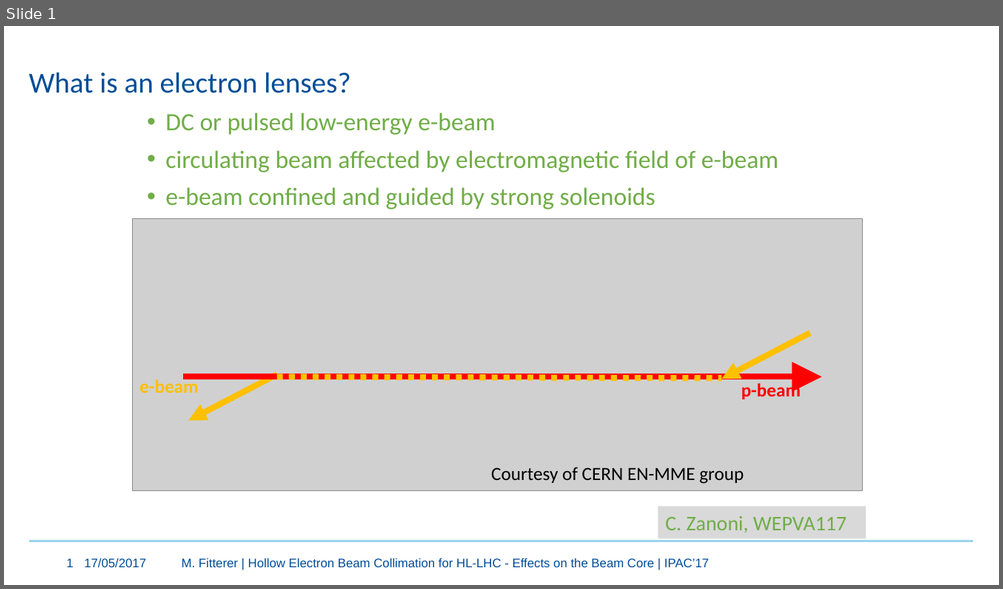
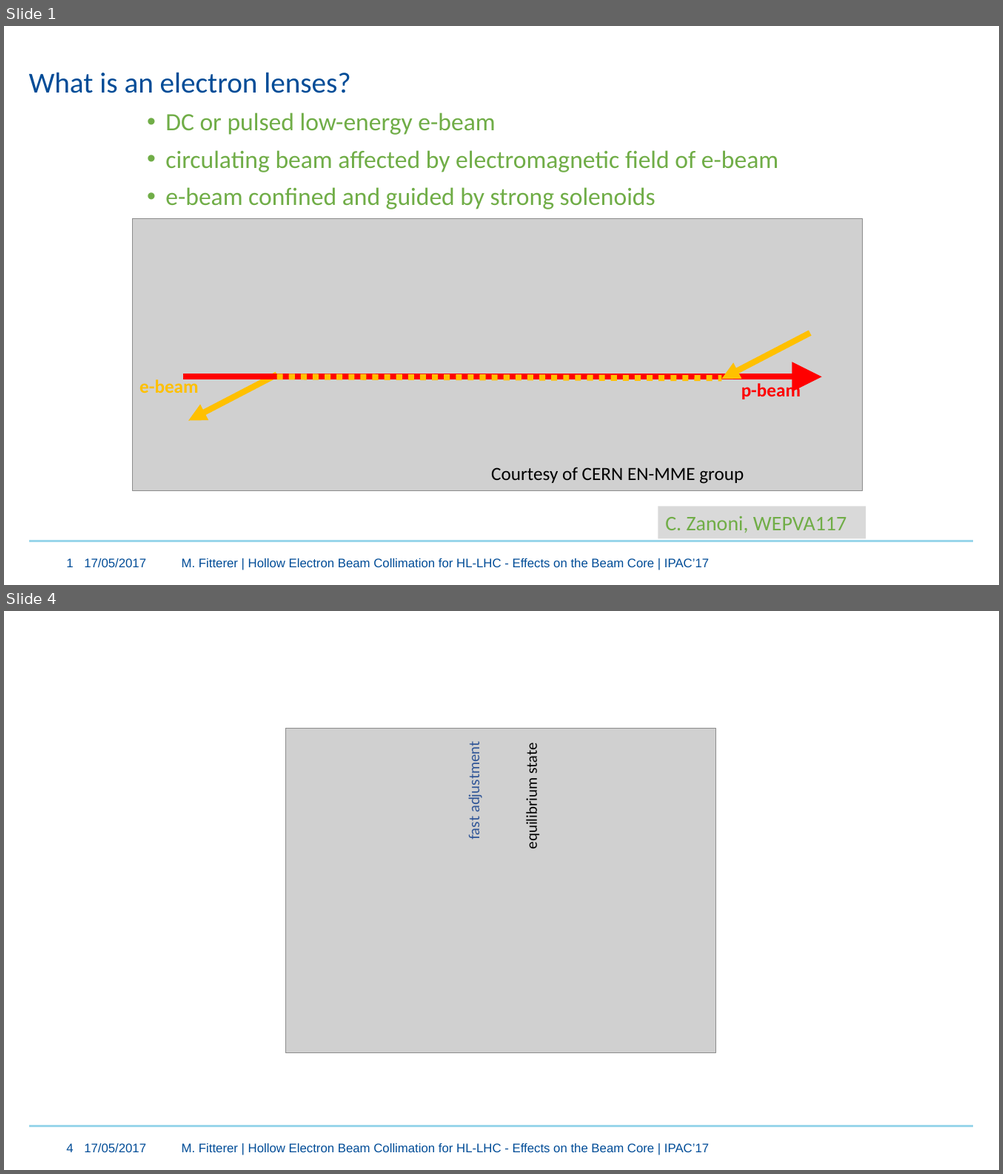
Before and after one commit to mfittere/res-ex-prstab, a slide deck: Pictures.pptx. Shown one above the other, each under a label of ours: slide 1 before the commit, slides 1 and 4 after it; the slides between them are not shown. The pictures are 1003x589 and 1003x1174 pixels, drawn with LibreOffice and Linux fonts; fonts in the diff are those of the drawing; grey boxes stand for pictures. Boxes give left, top, right and bottom in pixels: in the first picture for what was removed or moved away, otherwise in the second. Text is boxed around its words. In the diff, an @@ line names an element or a change of style, - is before the commit and + after.

```diff
--- a/Pictures.pptx
+++ b/Pictures.pptx
@@ slide 4 added at (4,611,999,1170), background #FFFFFF; not listed: 1 template element that a slide beside it also shows @@
@@ picture added at (286,728,716,1054) @@
@@ text added at (465,748,483,840), 14 pt, text #2F5597 @@
+fast adjustment
@@ text added at (523,746,540,847), 14 pt, text #000000 @@
+equilibrium state
@@ page number added at (66,1144,73,1153), 12 pt, text #004C97 @@
+4
@@ text added at (84,1144,146,1153), 12 pt, text #004C97 @@
+17/05/2017
@@ text added at (182,1144,708,1153), 12 pt, text #004C97 @@
+M. Fitterer | Hollow Electron Beam Collimation for HL-LHC - Effects on the Beam Core | IPAC’17
```
Also in this commit, not shown: 2 other slides added, 51 other files.
